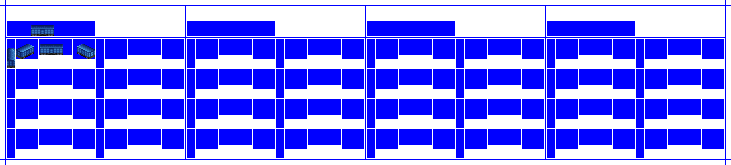
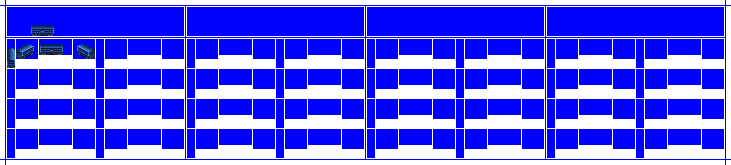
Revision of a layered 731×165 image; what changed, layer by layer:
painted on "CC1" over (8, 26, 95, 64)
painted on "Background" over (7, 7, 724, 36)